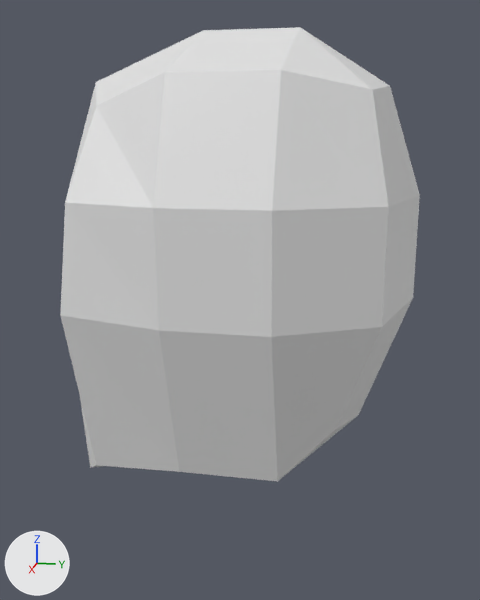
What one commit did to the Blender file low poly character.blend.
Rendered twice from a 50 mm camera at (4.39, 0.8, 0.69) aimed at (-0.02, -0.08, -0.41). The lights are fixed; the arrows at lower left show +X, +Y and +Z.
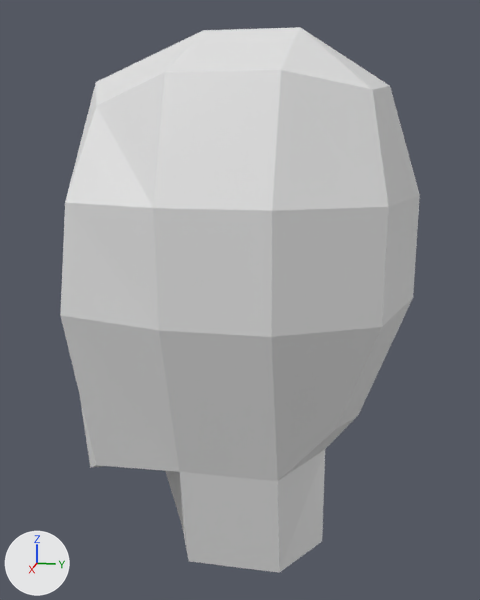
Commit message: Create neck

Where the change shows, as pixel boxes [x1, y1, x2, y2] in the pictures (480 x 600 px):
```json
{"object": "Cube", "change": "reshaped", "before": [60, 27, 420, 481], "after": [60, 27, 420, 573], "on screen": "20% taller"}
{"part": 1, "of": "me_cube_001", "change": "built on", "before": [93, 416, 357, 477], "after": [93, 416, 357, 573]}
```

Edits to the scene script, one JSON object a line:
```json
{"block": "me_cube_001", "where": "me_cube_001.from_pydata(...)  # 28 vertices, 21 faces; spans x 0.0..1.09, y -1.39..1.08, z -1.8..1.35"}
{"block": "me_cube_001", "where": "# used by ob_cube; location = (0.0, 0.0, 0.0)"}
{"block": "me_cube_001", "where": "# verts and faces of me_cube_001; kept vertices keep their numbers, new ones are numbered from 28"}
{"block": "me_cube_001", "where": "# before: 16 (0.74, -0.31, -1.35) at pixel (179, 471), 17 (0.74, 0.31, -1.35) at pixel (277, 481), 22 (0.0, 0.31, -1.61), 23 (0.0, -0.31, -1.61)"}
{"block": "me_cube_001", "change": "me_cube_001 part 1"}
{"op": "add", "block": "me_cube_001", "code": "delete_faces([(16, 23, 22, 17)])"}
{"op": "add", "block": "me_cube_001", "code": "verts[22] = (0.0, 0.54, -1.47)  # moved, pixel (325, 449)"}
{"op": "add", "block": "me_cube_001", "code": "verts[23] = (0.0, -0.67, -1.69)  # moved"}
{"op": "add", "block": "me_cube_001", "code": "verts[28] = (0.58, -0.31, -2.1)  # pixel (188, 561)"}
{"op": "add", "block": "me_cube_001", "code": "verts[29] = (0.58, 0.31, -2.1)  # pixel (279, 572)"}
{"op": "add", "block": "me_cube_001", "code": "verts[30] = (0.0, 0.54, -2.21)  # pixel (322, 541)"}
{"op": "add", "block": "me_cube_001", "code": "verts[31] = (0.0, -0.53, -2.21)  # pixel (181, 525)"}
{"op": "add", "block": "me_cube_001", "code": "faces += [(16, 28, 29, 17), (28, 31, 30, 29), (16, 23, 31, 28), (17, 29, 30, 22)]"}
```
